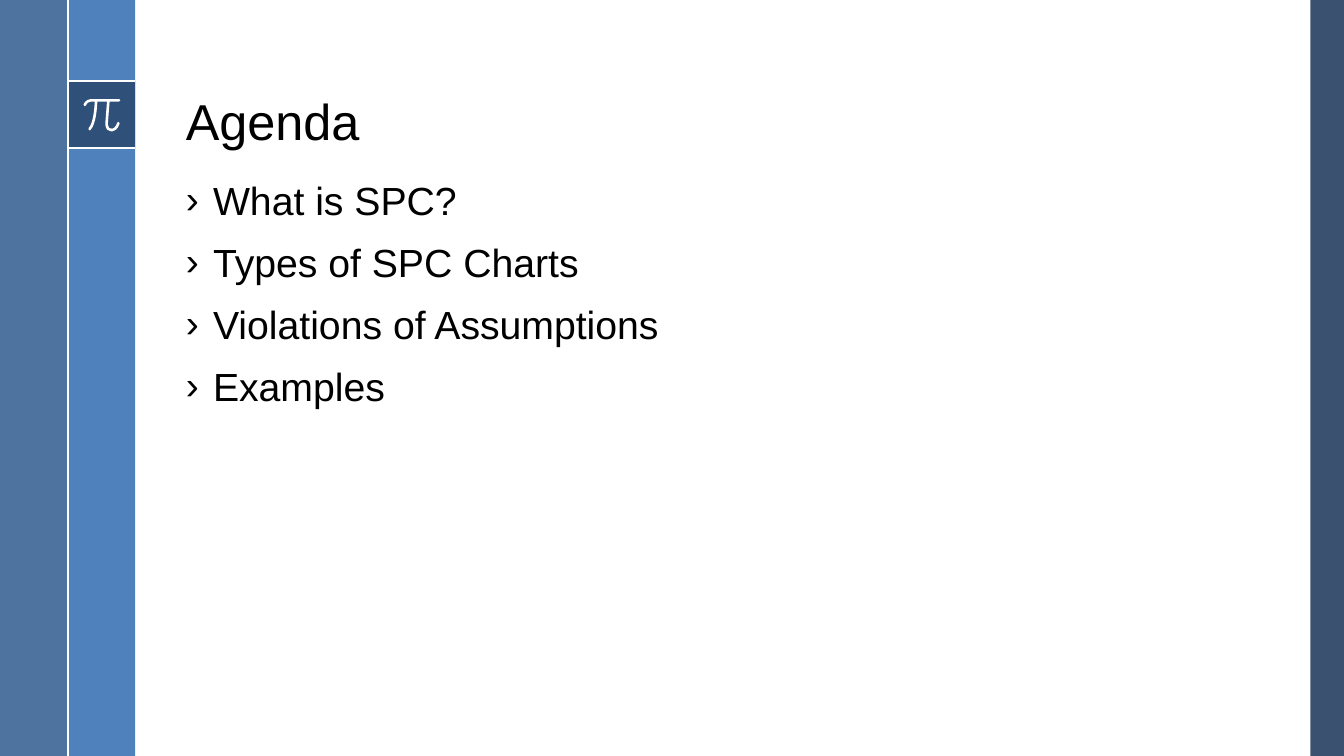
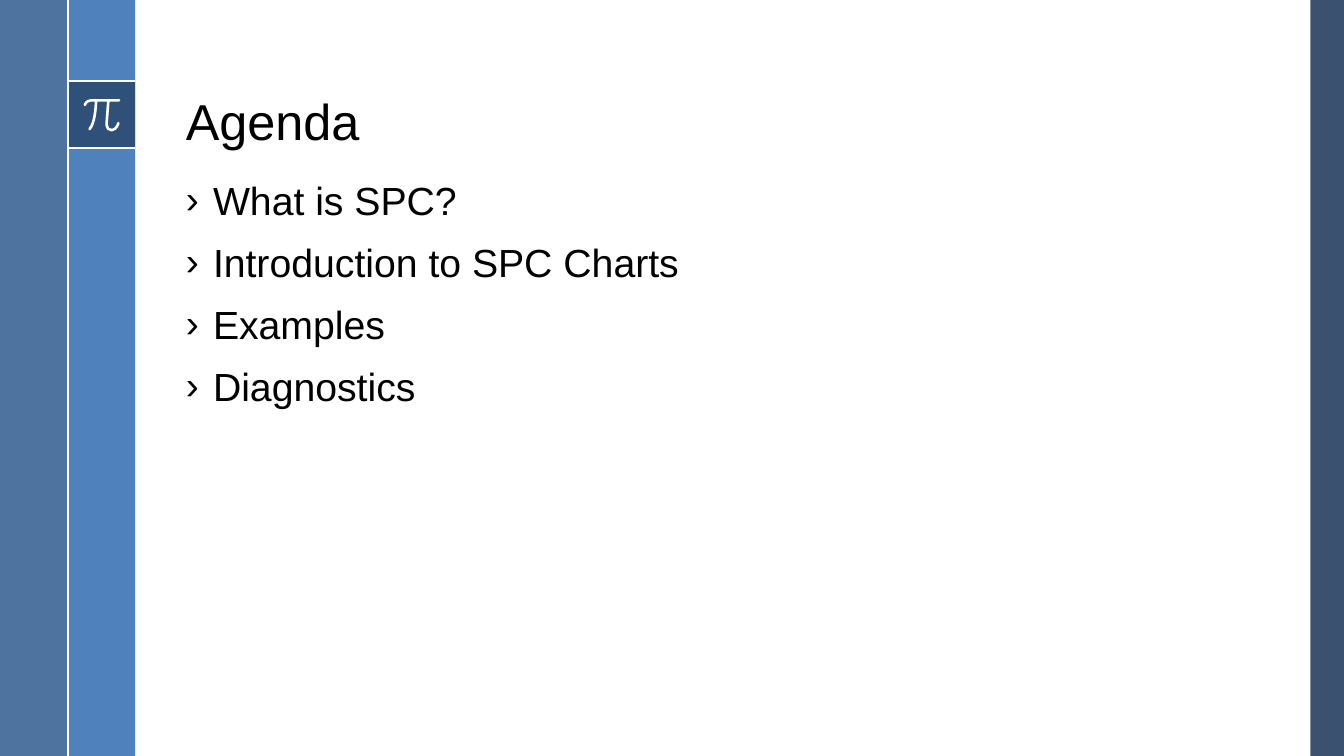
Before and after one commit to howewenann/spc_charts, a slide deck: slide 2 of reports/Statistical Process Control.pptx. Drawn at 1344x756 pixels with LibreOffice and Linux fonts; fonts in the diff are those of the drawing. Boxes give left, top, right and bottom in pixels: in the first picture for what was removed or moved away, otherwise in the second. Text is boxed around its words. In the diff, an @@ line names an element or a change of style, - is before the commit and + after.

```diff
--- a/reports/Statistical Process Control.pptx
+++ b/reports/Statistical Process Control.pptx
@@ text at <box>213,248,678,278</box>: text changed @@
-› Types of SPC Charts
-› Violations of Assumptions
+› Introduction to SPC Charts
@@ text at <box>213,372,415,409</box>: paragraph added @@
+› Diagnostics
```
Also in this commit, not shown: 11 other slides changed, 9 slides added, 2 slides removed, 9 other files.
